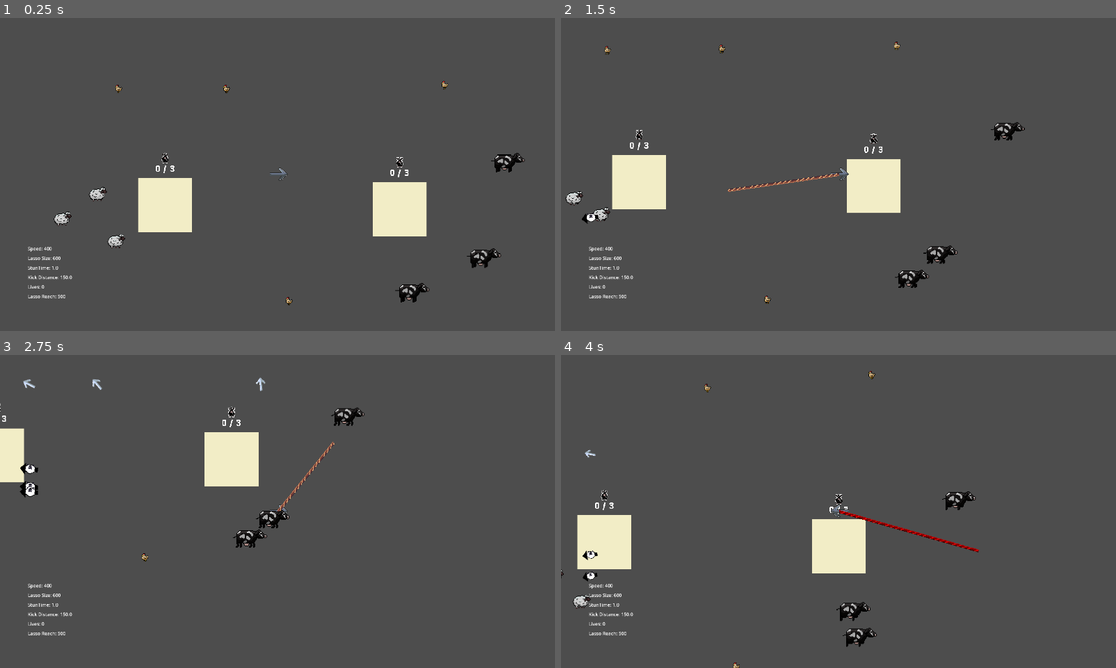
Above: before the commit, frames 1-4 (two rows, left to right).
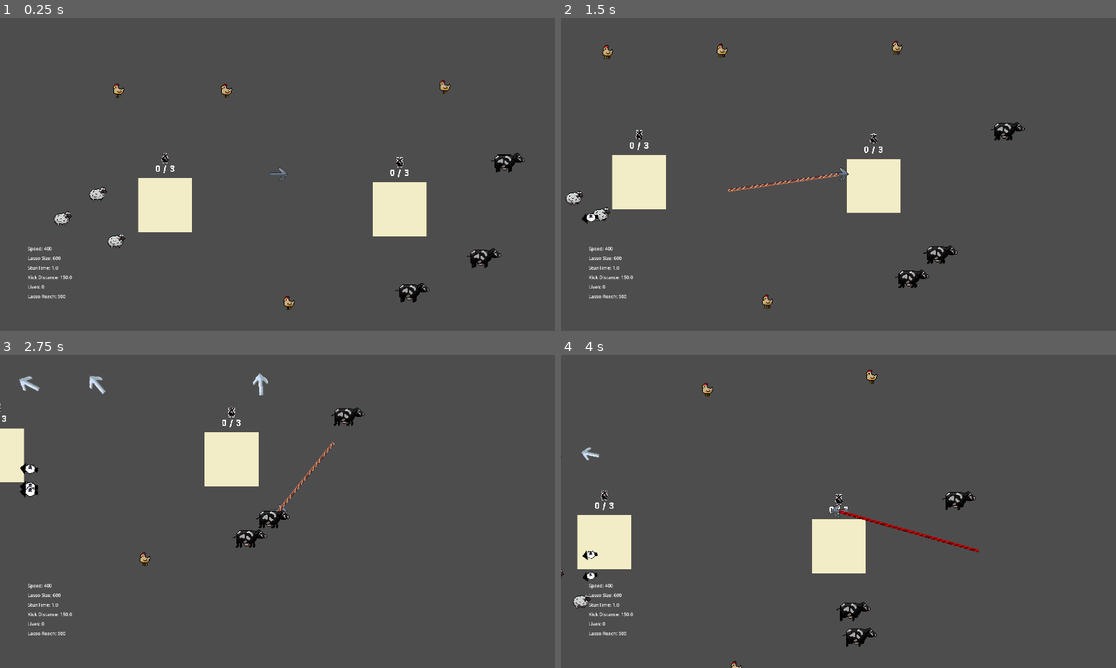
Above: after the commit, the same moments.

Repository: kinghos/GMTK-Game-Jam-2025
Game: Godot game, scene res://scenes/levels/test_level.tscn
Same seed, same stepped clock (60 frames per second), same inputs: the game is played once before the commit and once after it. This scene is started directly instead of the project's main scene.
Inputs (mouse positions are in pixels of both pictures, inside the frame that each line leads up to):
- Up to frame 1 (0.25 s): no input
- Up to frame 2 (1.5 s): move the mouse to (960, 158) at 0.52 s; hold Right (Right) 0.53-1.28 s; hold Space (Kick) 0.53-1.28 s; click (960, 158) at 0.67 s; move the mouse to (727, 190) at 1.27 s; hold S (Down) from 1.28 s (still down); tap Space (Kick) at 1.35 s
- Up to frame 3 (2.75 s): move the mouse to (333, 442) at 2.02 s; release S (Down) at 2.03 s; hold Right (Right) from 2.03 s (still down); hold Space (Kick) from 2.03 s (still down)
- Up to frame 4 (4 s): move the mouse to (810, 574) at 2.77 s; release Right (Right) at 2.78 s; release Space (Kick) at 2.78 s; hold Up (Up) 2.78-3.53 s; tap Space (Kick) at 2.85 s; click (810, 574) at 2.92 s; move the mouse to (1005, 558) at 3.52 s; hold Left (Left) from 3.53 s (still down); hold Space (Kick) from 3.53 s (still down)

The runs differ from the first frame. In frame 1, 0.2% of the frame differs, in the area x 20-82%, y 20-94%; in frame 2, 0.2%; in frame 3, 0.3%, in the area x 3-49%, y 5-68%; in frame 4, 0.2%.

Commit message:
Chicken enlarged

Diff:
--- a/scenes/animals/chicken.tscn
+++ b/scenes/animals/chicken.tscn
@@ -211,7 +211,7 @@
 }
 
 [node name="Chicken" instance=ExtResource("1_hmq33")]
-scale = Vector2(1.5, 1.5)
+scale = Vector2(2.5, 2.5)
 type = "Chicken"
 
 [node name="AnimatedSprite2D" parent="." index="0"]
